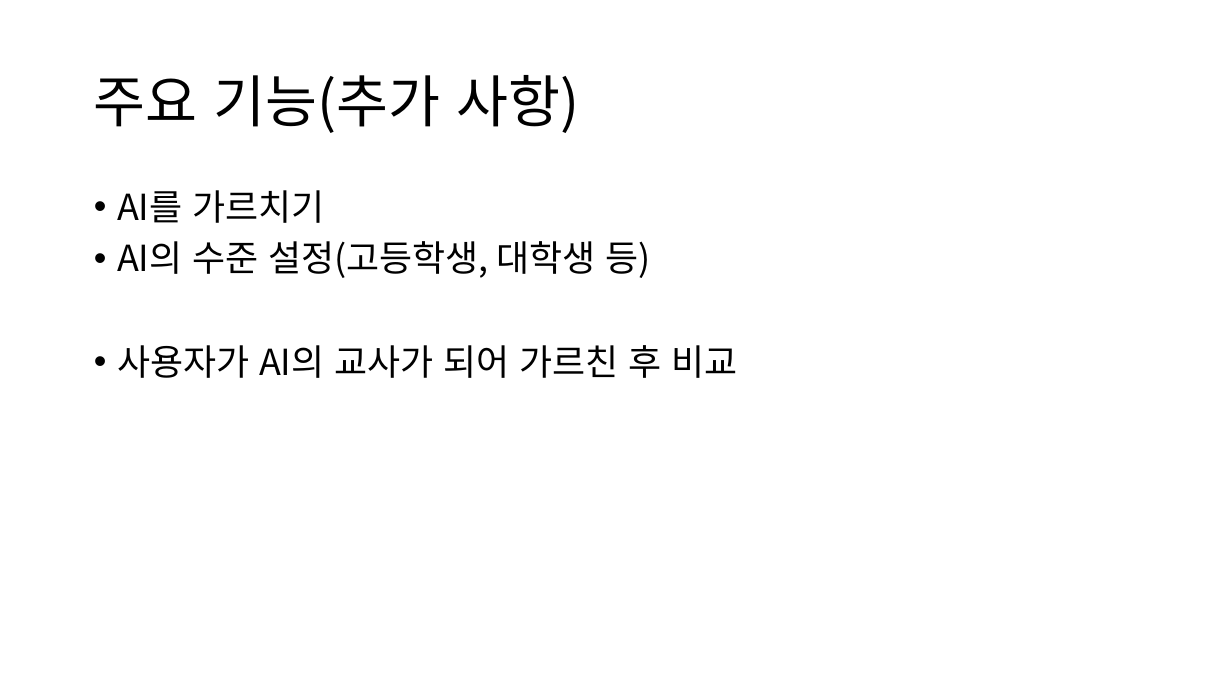
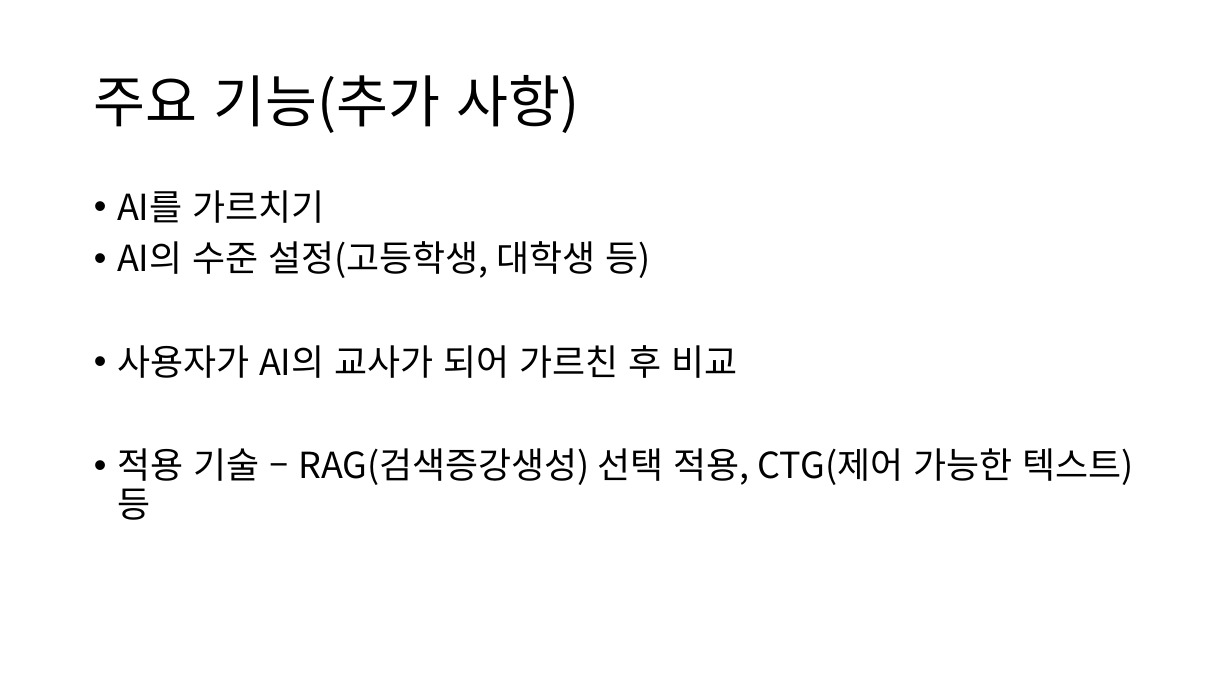
Before and after one commit to ForeignersCBNU/Docs, a slide deck: slide 5 of Team Foreigners_FirstBulid.pptx. Drawn at 1232x693 pixels with LibreOffice and Linux fonts; fonts in the diff are those of the drawing. Boxes give left, top, right and bottom in pixels: in the first picture for what was removed or moved away, otherwise in the second. Text is boxed around its words. In the diff, an @@ line names an element or a change of style, - is before the commit and + after.

```diff
--- a/Team Foreigners_FirstBulid.pptx
+++ b/Team Foreigners_FirstBulid.pptx
@@ text at [117, 448, 1133, 520]: paragraph added @@
+• 적용 기술 – RAG(검색증강생성) 선택 적용, CTG(제어 가능한 텍스트) 등
```
Also in this commit, not shown: 8 other files.
